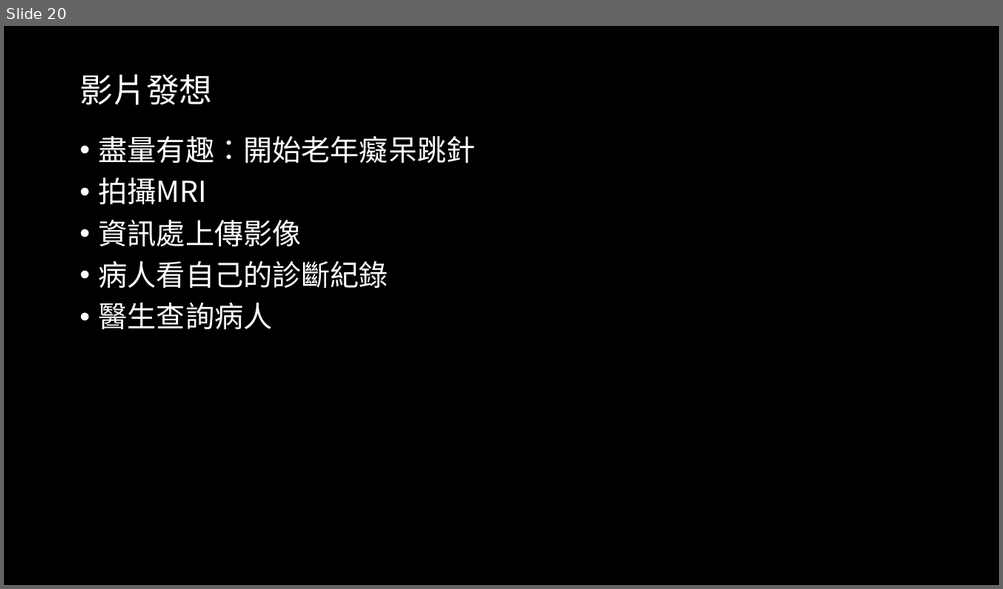
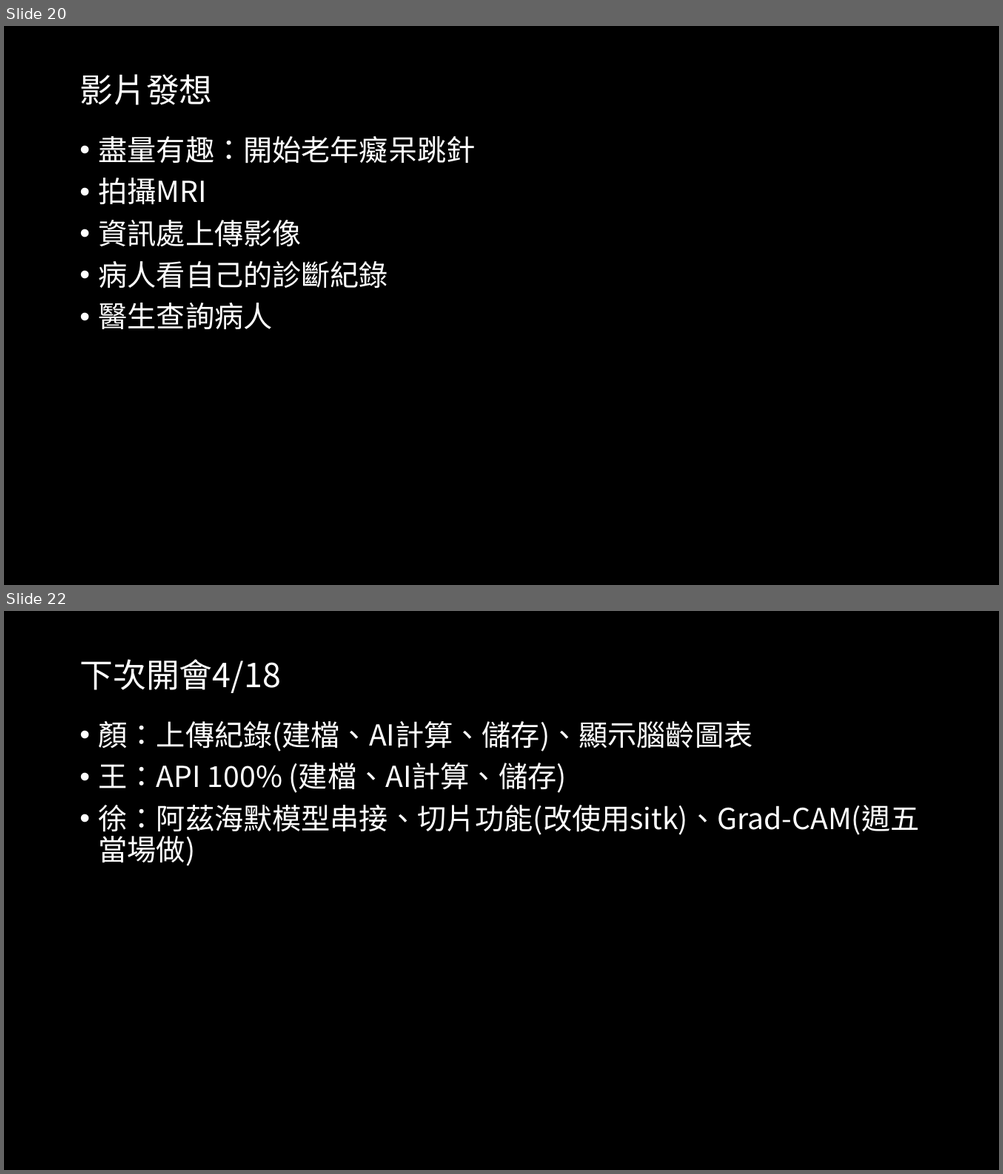
Before and after one commit to 1leo23/Product-packaging, a slide deck: 會議記錄/會議記錄.pptx. Shown one above the other, each under a label of ours: slide 20 before the commit, slides 20 and 22 after it; the slides between them are not shown. The pictures are 1003x589 and 1003x1174 pixels, drawn with LibreOffice and Linux fonts; fonts in the diff are those of the drawing. Boxes give left, top, right and bottom in pixels: in the first picture for what was removed or moved away, otherwise in the second. Text is boxed around its words. In the diff, an @@ line names an element or a change of style, - is before the commit and + after.

```diff
--- a/會議記錄/會議記錄.pptx
+++ b/會議記錄/會議記錄.pptx
@@ slide 22 added at <box>4,611,999,1170</box>, background #000000 @@
@@ title added at <box>79,659,281,693</box>, 32 pt, text #FFFFFF @@
+下次開會4/18
@@ text added at <box>99,721,919,866</box>, 28 pt, text #FFFFFF @@
+• 顏：上傳紀錄(建檔、AI計算、儲存)、顯示腦齡圖表
+• 王：API 100% (建檔、AI計算、儲存)
+• 徐：阿茲海默模型串接、切片功能(改使用sitk)、Grad-CAM(週五當場做)
```
Also in this commit, not shown: 1 slide changed, 2 other slides added, 3 other files.
